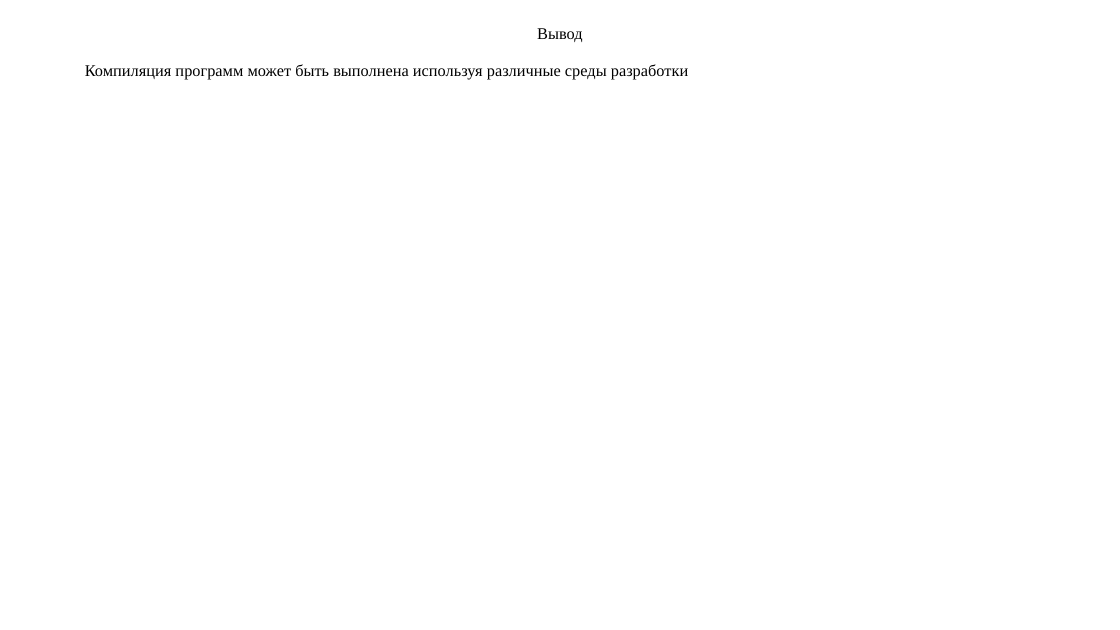
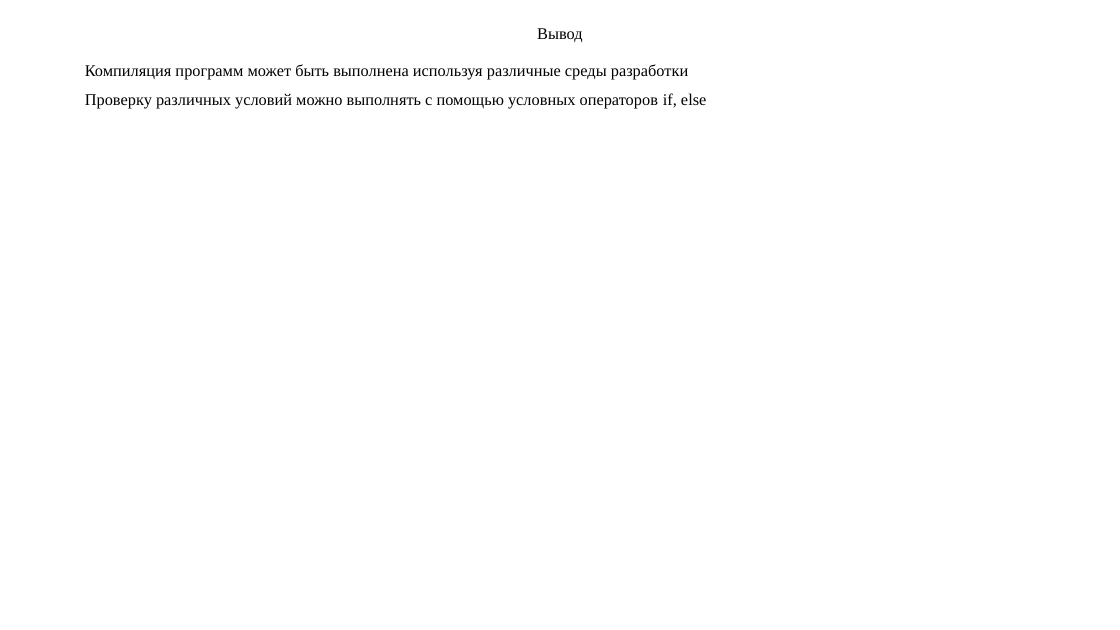
Before and after one commit to Vladnwx/Learn2023-2024, a slide deck: slide 14 of src/lr2/РИЗ-130916у Савельев В.Н. Отчет о выполнении ЛР2.pptx. Drawn at 1120x630 pixels with LibreOffice and Linux fonts; fonts in the diff are those of the drawing. Boxes give left, top, right and bottom in pixels: in the first picture for what was removed or moved away, otherwise in the second. Text is boxed around its words. In the diff, an @@ line names an element or a change of style, - is before the commit and + after.

Commit message:
timus

```diff
--- a/src/lr2/РИЗ-130916у Савельев В.Н. Отчет о выполнении ЛР2.pptx
+++ b/src/lr2/РИЗ-130916у Савельев В.Н. Отчет о выполнении ЛР2.pptx
@@ text at (85, 93, 706, 109): paragraph added @@
+Проверку различных условий можно выполнять с помощью условных операторов if, else
```
